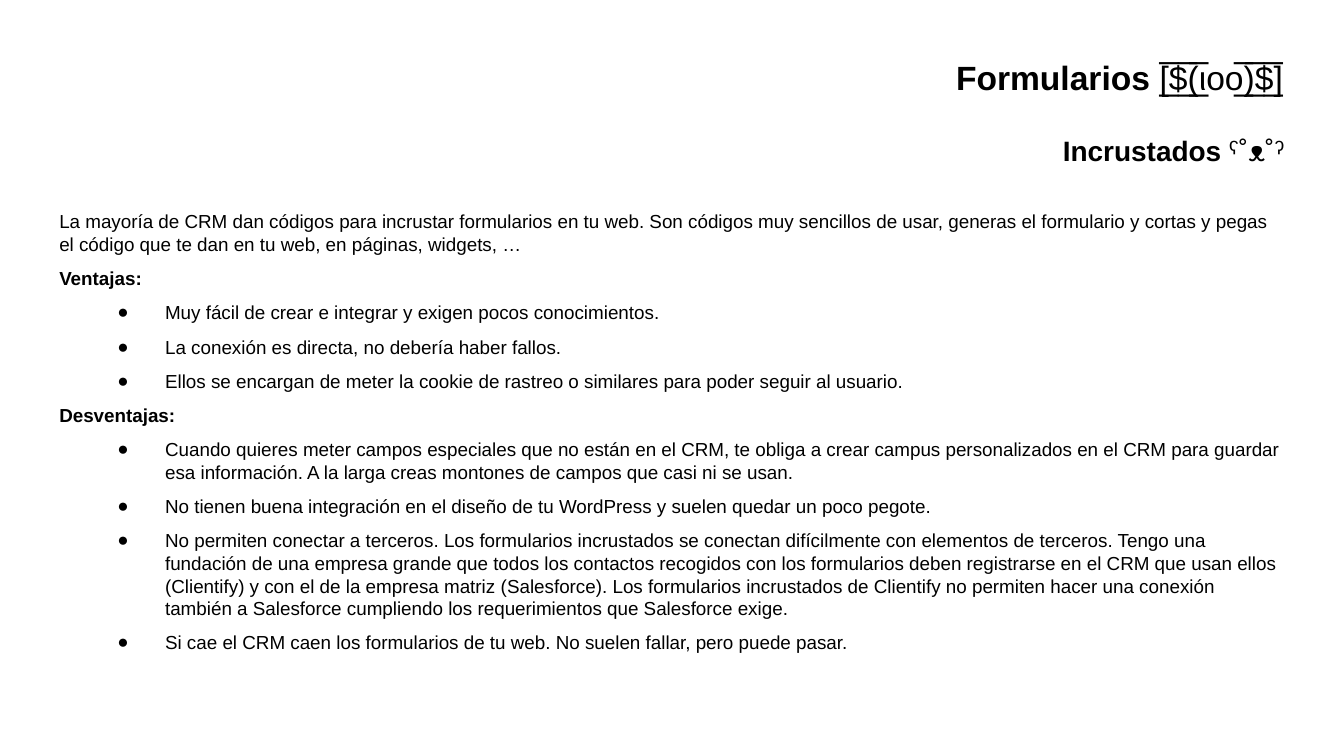
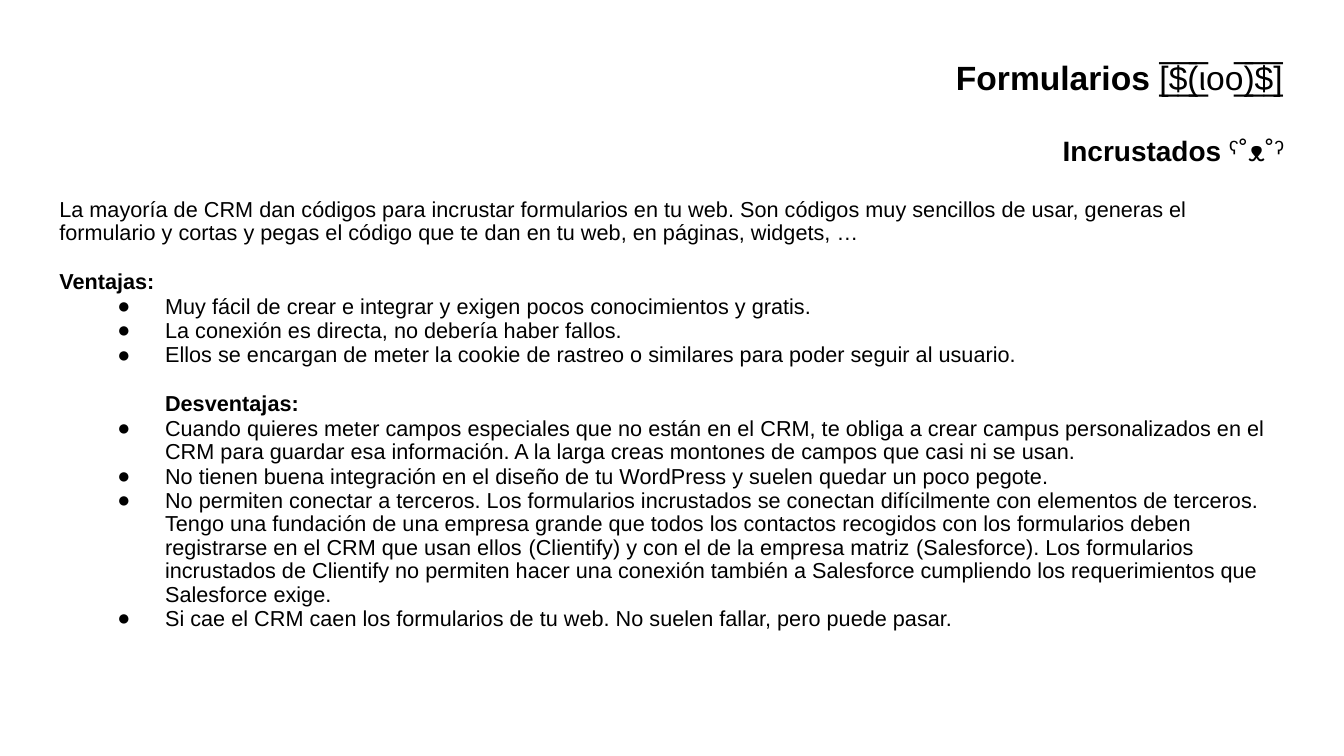
Before and after one commit to gwannon/WordCampBilbao2025, a slide deck: slide 9 of WCBIO25_Jorge-Monclus.pptx. Drawn at 1344x756 pixels with LibreOffice and Linux fonts; fonts in the diff are those of the drawing; background and template pictures are left out. Boxes give left, top, right and bottom in pixels: in the first picture for what was removed or moved away, otherwise in the second. Text is boxed around its words. In the diff, an @@ line names an element or a change of style, - is before the commit and + after.

```diff
--- a/WCBIO25_Jorge-Monclus.pptx
+++ b/WCBIO25_Jorge-Monclus.pptx
@@ text "La mayoría de CRM dan ..." moved from (x1=59, y1=214, x2=1279, y2=653) to (x1=59, y1=201, x2=1264, y2=631) @@
@@ text at (x1=59, y1=201, x2=1264, y2=631): size 10.1 to 11.6 pt; line spacing 1 to 0.9; less space between paragraphs @@
@@ text at (x1=165, y1=298, x2=811, y2=318): text changed; size 10.1 to 11.6 pt @@
-● Muy fácil de crear e integrar y exigen pocos conocimientos.
+● Muy fácil de crear e integrar y exigen pocos conocimientos y gratis.
```
Also in this commit, not shown: 5 other slides changed, 1 slide added, 2 other files.
